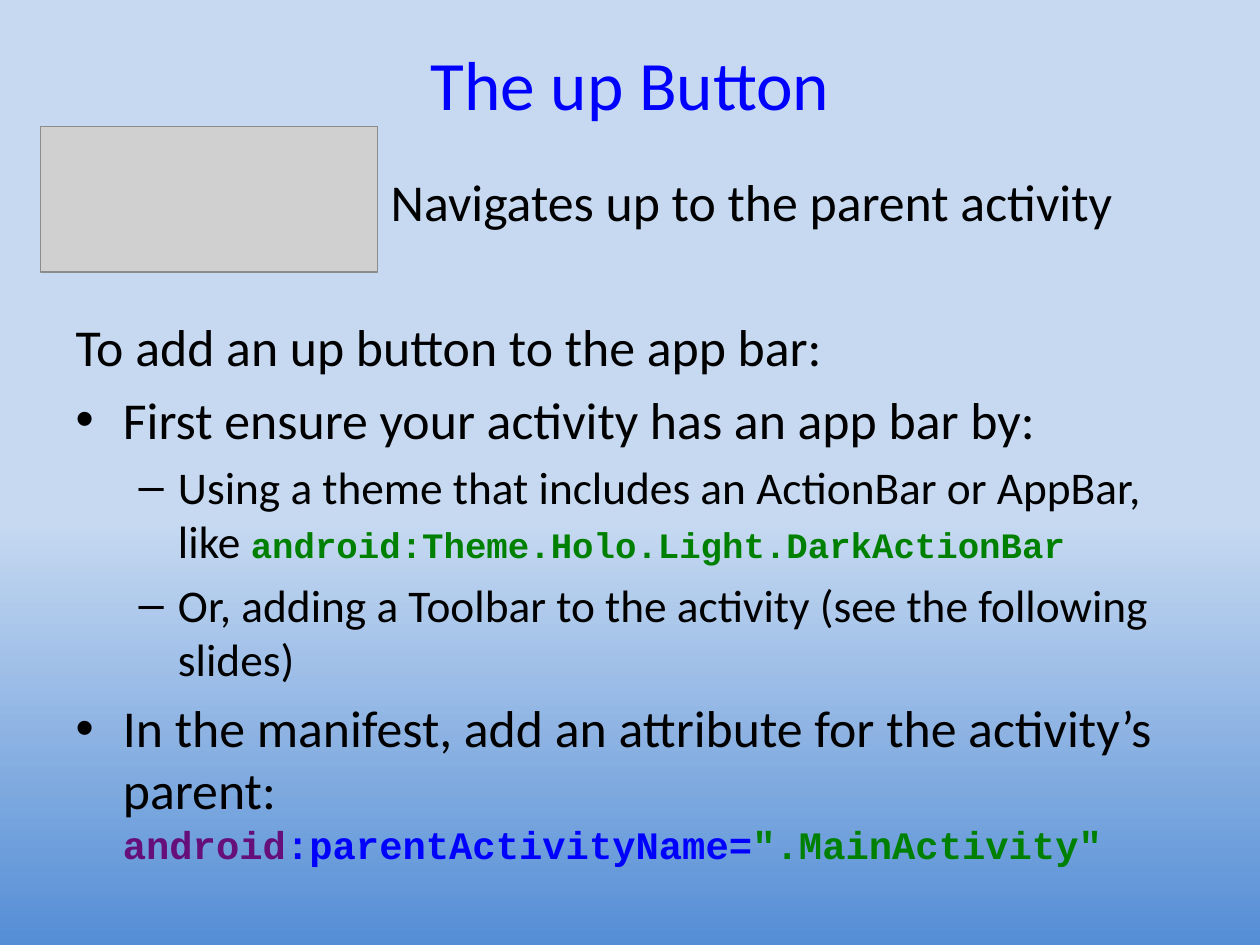
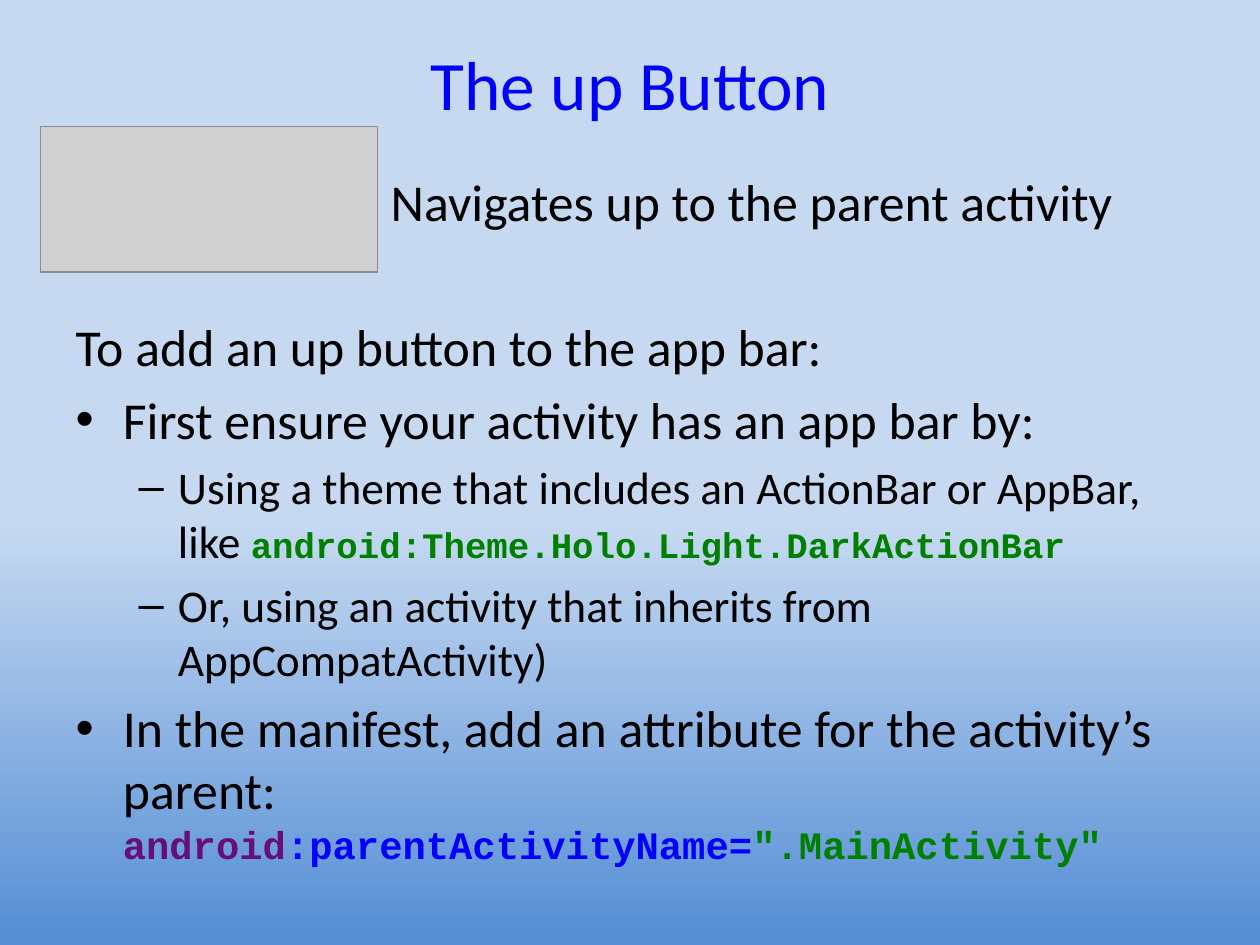
Before and after one commit to ProfBird/AndroidAppDev1-CourseMaterials, a slide deck: slide 17 of docs/Slides/CIS399Wk2Day4-MultipleActivities.pptx. Drawn at 1260x945 pixels with LibreOffice and Linux fonts; fonts in the diff are those of the drawing; grey boxes stand for pictures. Boxes give left, top, right and bottom in pixels: in the first picture for what was removed or moved away, otherwise in the second. Text is boxed around its words. In the diff, an @@ line names an element or a change of style, - is before the commit and + after.

```diff
--- a/docs/Slides/CIS399Wk2Day4-MultipleActivities.pptx
+++ b/docs/Slides/CIS399Wk2Day4-MultipleActivities.pptx
@@ text at (178,590,872,684): text changed @@
-  – Or, adding a Toolbar to the activity (see the following slides)
+  – Or, using an activity that inherits from AppCompatActivity)
```
Also in this commit, not shown: 3 other slides changed, 4 other files.
